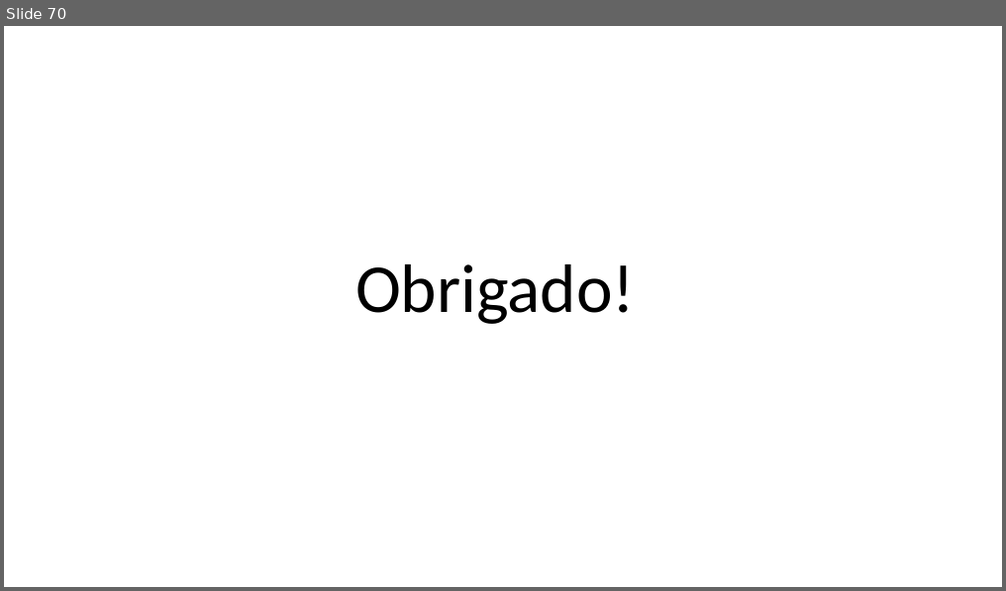
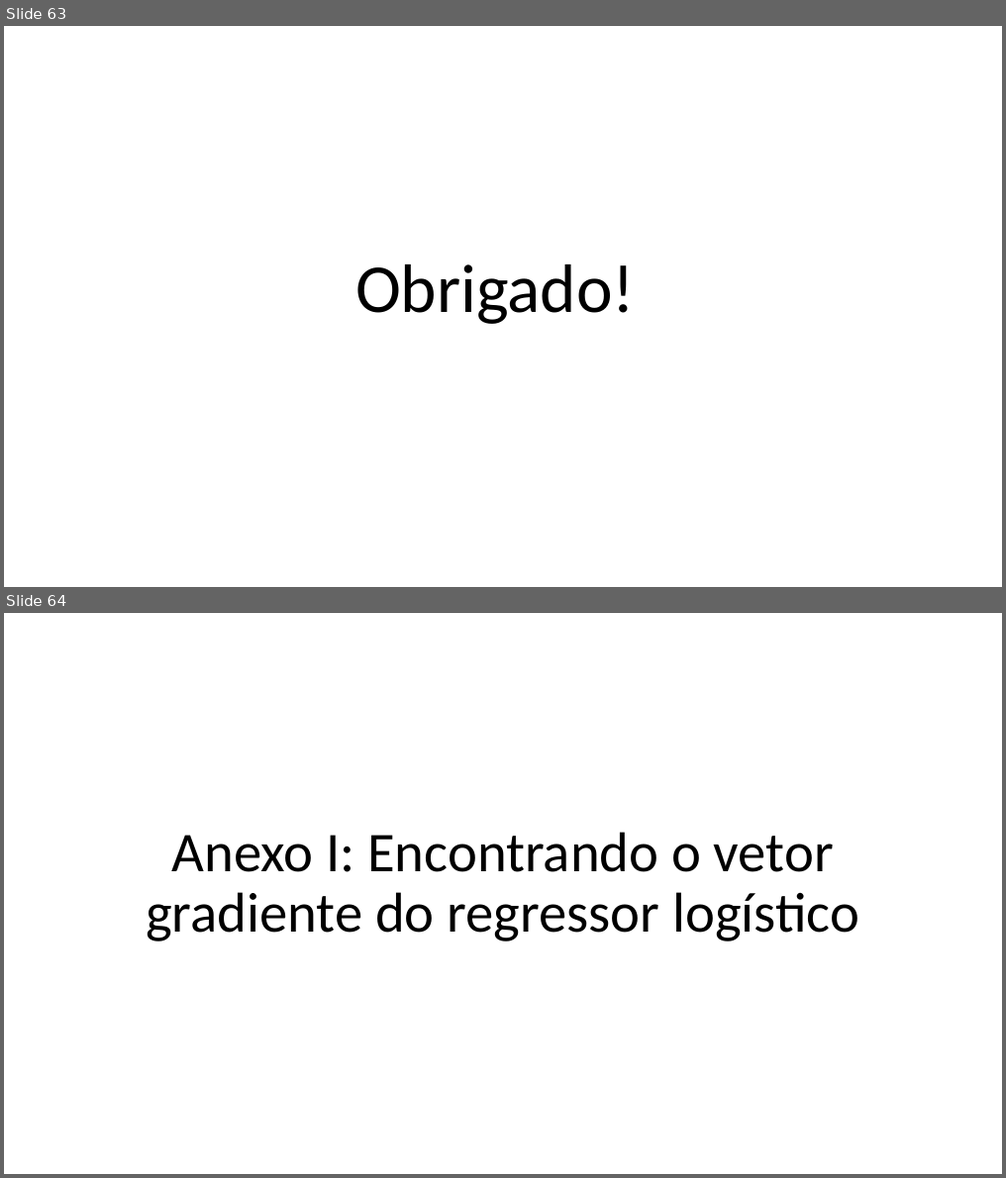
Before and after one commit to zz4fap/c24_inteligencia_artificial, a slide deck: slides/C24_Classificação.pptx. Shown one above the other, each under a label of ours: slide 70 before the commit, slides 63 and 64 after it. The pictures are 1006x591 and 1006x1178 pixels, drawn with LibreOffice and Linux fonts; fonts in the diff are those of the drawing. Boxes give left, top, right and bottom in pixels: in the first picture for what was removed or moved away, otherwise in the second. Text is boxed around its words. In the diff, an @@ line names an element or a change of style, - is before the commit and + after.

```diff
--- a/slides/C24_Classificação.pptx
+++ b/slides/C24_Classificação.pptx
@@ slide 64 added at [4,613,1002,1174], background #FFFFFF @@
@@ text added at [146,832,859,942], 54 pt, text #000000 @@
+Anexo I: Encontrando o vetor gradiente do regressor logístico
@@ what was slide 70 is now slide 63 @@
```
Also in this commit, not shown: 2 slides changed, 5 other slides added, 8 slides removed.
